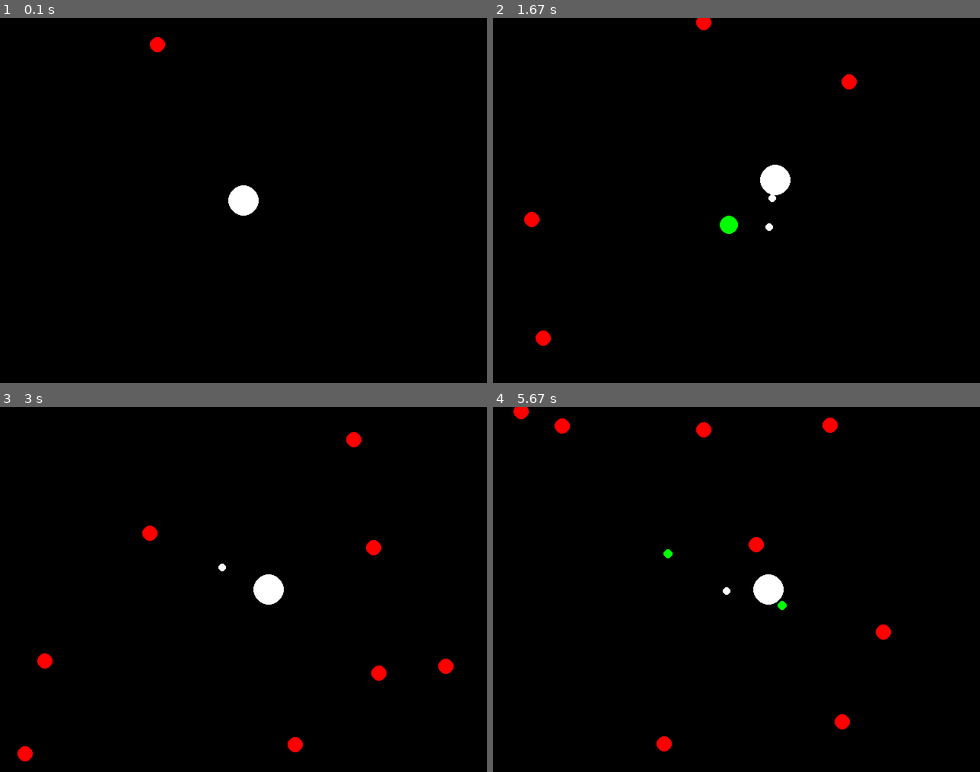
Above: before the commit, frames 1-4 (two rows, left to right).
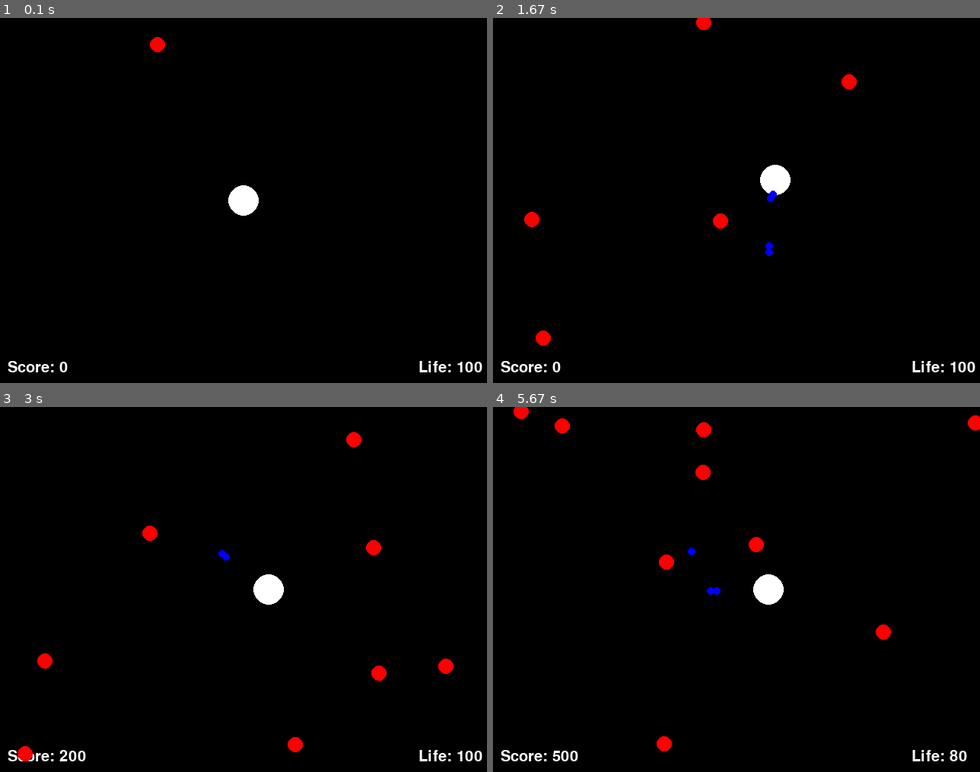
Above: after the commit, the same moments.

Repository: rodriguezg68/pygame-testing
Game: pygame game, started from test.py
Same seed, same stepped clock (60 frames per second), same inputs: the game is played once before the commit and once after it. The source is Python 2; it was converted automatically to run under Python 3.
Inputs (mouse positions are in pixels of both pictures, inside the frame that each line leads up to):
- Up to frame 1 (0.1 s): no input
- Up to frame 2 (1.67 s): press the mouse at (892, 189) at 0.37 s; move the mouse to (814, 207) at 0.47 s; release the mouse at (736, 222) at 0.6 s; hold Right 0.67-1.13 s; tap Space at 0.73, 1.03, 1.23, 1.57 s; click (585, 284) at 0.75 s; hold Up 1.17-1.47 s; click (775, 277) at 1.25 s; hold Right from 1.5 s (still down); click (755, 320) at 1.58 s
- Up to frame 3 (3 s): tap Space at 1.87, 2.07, 2.37, 2.63, 2.97 s; release Right at 1.97 s; hold Left 2-2.53 s; click (82, 454) at 2.08 s; hold Down 2.57-2.87 s; click (185, 538) at 2.65 s; hold Left from 2.9 s (still down); click (224, 501) at 2.98 s
- Up to frame 4 (5.67 s): tap Space at 3.27, 3.4, 3.8, 4.1, 4.47, 4.87, 5.17, 5.37 s; release Left at 3.3 s; hold Up 3.33-3.7 s; click (921, 454) at 3.42 s; hold Right 3.73-4.37 s; click (658, 472) at 3.82 s; hold Down 4.4-4.77 s; click (692, 626) at 4.48 s; hold Left 4.8-5.27 s; click (566, 480) at 4.88 s; hold Right from 5.3 s (still down); click (634, 604) at 5.38 s

The runs differ from the first frame. In frame 1, 0.4% of the frame differs, in the area x 1-100%, y 93-98%; in frame 2, 0.7%; in frame 3, 0.5%; in frame 4, 1.1%, in the area x 1-100%, y 2-98%.

Commit message:
Added scores and life and updating. There is no current game over screen.

Diff:
--- a/test.py
+++ b/test.py
@@ -1,5 +1,6 @@
 #This is a test with pygame to create an object that moves and shoots
 #by Gilberto Rodriguez
+#!/usr/bin/python
 
 import pygame, sys, math, random
 from pygame.locals import *
@@ -11,8 +12,8 @@
 WIDTH = 480
 DIM = [LENGTH, WIDTH]
 WINDOW = pygame.display.set_mode((LENGTH, WIDTH))
-
 PI = 3.1415926535
+FONT = pygame.font.Font(None, 30)
 
 pygame.display.set_caption("This is a test")
 
@@ -133,8 +134,8 @@
 	def shoot(self):
 		test = angle_to_vector(self.get_angle())
 		bullet_pos = [int(self.pos[0] + self.rad * test[0]), int(self.pos[1] + self.rad* test[1])]
-        	bullet_vel = [int(self.vel[0] + 6 * test[0]), int(self.vel[1] + 6 * test[1])]
-		bullet_array.append(Circle(WHITE, bullet_pos, bullet_vel, 5, 0, 150))
+        	bullet_vel = [int(6 * test[0]), int(6 * test[1])]
+		bullet_array.append(Circle(BLUE, bullet_pos, bullet_vel, 5, 0, 150))
 
 	def collide(self, other_object):
 		distance = dist(self.get_pos(), other_object.get_pos())
@@ -143,23 +144,58 @@
 		else:
 			return False
 
-test = Circle(WHITE, [LENGTH/2, WIDTH/2], [0, 0], 20, 0)
+class Text:
+	def __init__(self, label, pos, color, string, number = 0):
+		self.label = label
+		self.pos = pos
+		self.color = color
+		self.string = string
+		self.number = number
+
+	def change_number(self, new_number):
+		if self.string == False:
+			self.number = new_number
+
+	def get_number(self):
+		if self.string == False:
+			return self.number
+
+	def update(self, font, screen):
+		if self.string == False:
+			to_display = font.render(self.label + str(self.number), 1, self.color)
+		else:
+			to_display = font.render(self.label, 1, self.color)
+		screen.blit(to_display, self.pos)
+
+test = Circle(WHITE, [LENGTH / 2, WIDTH / 2], [0, 0], 20, 0)
+#border = Circle(WHITE, [LENGTH / 2, WIDTH / 2], [0, 0], test.get_radius() + 90, 1)
 bullet_array = []
 enemy_array = []
 explosion_array = []
 
+life_text = Text("Life: ", [550, 450], WHITE, False, 100)
+score_text = Text("Score: ", [10, 450], WHITE, False, 0)
+
 while True:
 	WINDOW.fill(BLACK)
 
 	test.draw(WINDOW)
+	#border.draw(WINDOW)
 	test.update()
+	life_text.update(FONT, WINDOW)
+	score_text.update(FONT, WINDOW)
 	test.change_angle(find_angle(test, mousex, mousey))
 	process_group(bullet_array, WINDOW)
 	process_group(enemy_array, WINDOW)
 	process_group(explosion_array, WINDOW)
 
-	group_collide(enemy_array, test)
-	group_group_collide(enemy_array, bullet_array)
+	collisions = life_text.get_number() - 10 * group_collide(enemy_array, test)
+	if collisions <= 0:
+		life_text.change_number(0)
+	else:
+		life_text.change_number(collisions)
+
+	score_text.change_number(score_text.get_number() + 100 * group_group_collide(enemy_array, bullet_array))
 
 	for event in pygame.event.get():
 		if event.type == QUIT:
@@ -167,6 +203,8 @@
 			sys.exit()
 		elif event.type == MOUSEMOTION:
 			mousex, mousey = event.pos
+		elif event.type == MOUSEBUTTONDOWN:
+			test.shoot()
 		elif event.type == KEYDOWN:
 			if event.key == K_LEFT or event.key == K_a:
 				test.move_hor(-3)
